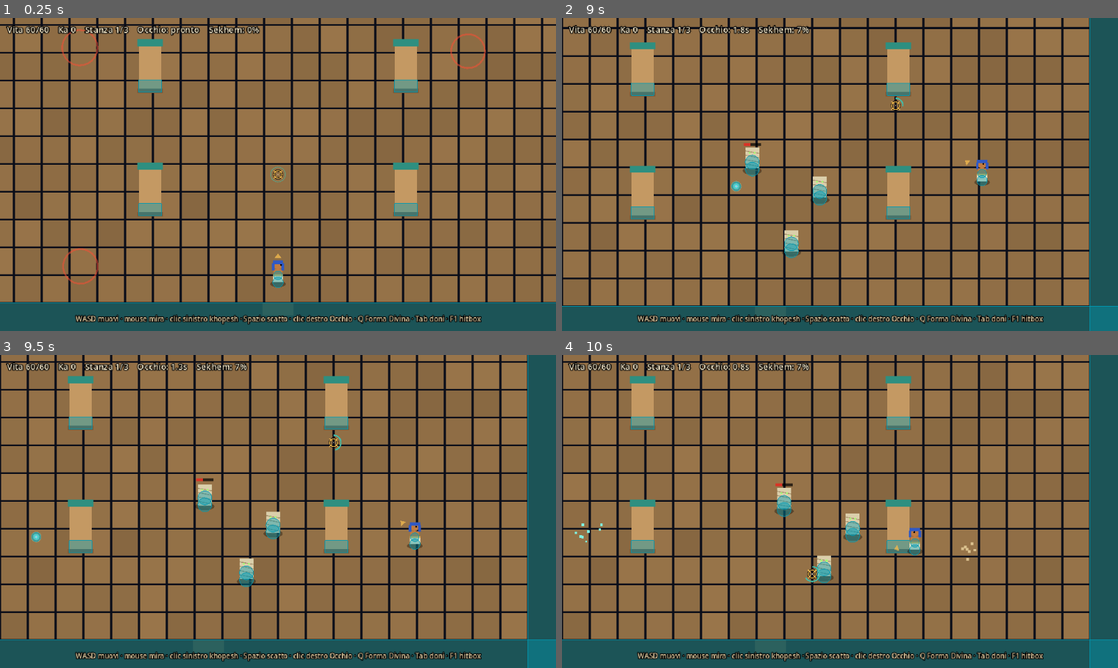
Above: before the commit, frames 1-4 (two rows, left to right).
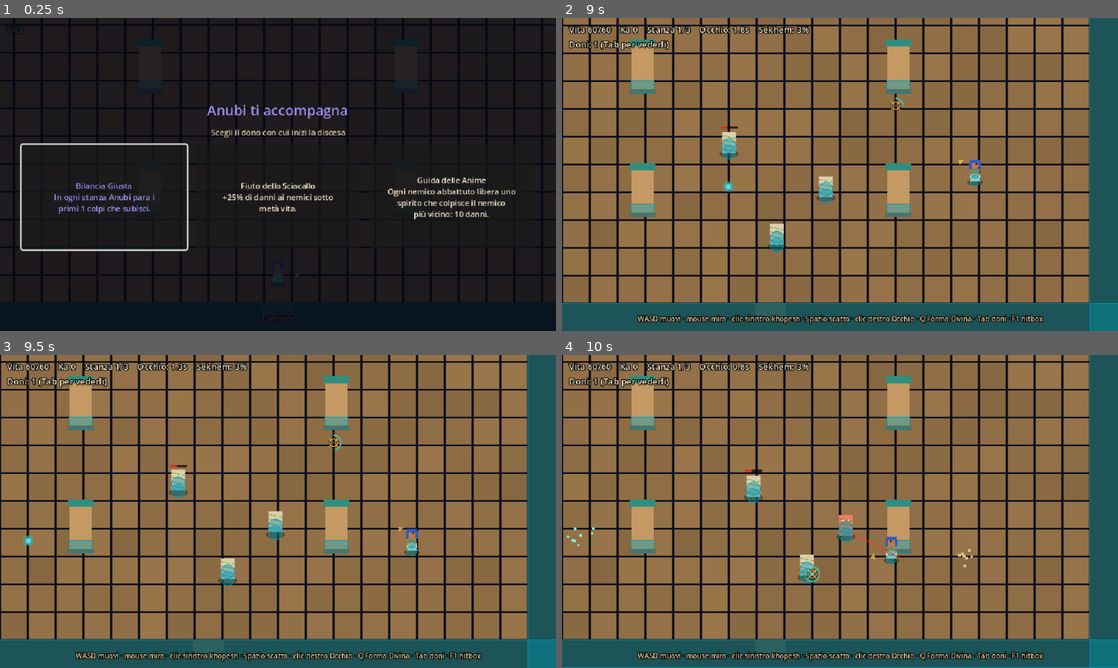
Above: after the commit, the same moments.

Repository: GiuseppeValguarnera/Duat
Game: Godot game, scene res://scenes/game.tscn
The game is run twice, just before and just after one commit, with the same random seed, the same clock (stepped at 60 frames per second) and the same inputs.
Inputs (mouse positions are in pixels of both pictures, inside the frame that each line leads up to):
- Up to frame 1 (0.25 s): no input
- Up to frame 2 (9 s): click (667, 196) at 0.5 s, where only the run after the commit has a clickable "Bilancia Giusta In ogni stanz…"; move the mouse to (962, 158) at 1.27 s; hold D (move_right) 1.28-2.03 s; hold J (attack) 1.28-2.03 s; click (962, 158) at 1.42 s; tap Space (dash) at 1.55, 2.1, 4.55, 5.1, 7.55 s; move the mouse to (728, 190) at 2.02 s; hold S (move_down) 2.03-2.78 s; tap L (special) at 2.3, 2.85, 5.3, 5.85, 8.3 s; move the mouse to (895, 105) at 2.77 s; hold D (move_right) 2.78-3.53 s; tap Q (super) at 3.05, 3.6, 6.05, 6.6 s; move the mouse to (812, 237) at 3.52 s; hold W (move_up) 3.53-4.28 s; click (812, 237) at 3.67 s; tap J (attack) at 3.8, 6.8 s; move the mouse to (1006, 221) at 4.27 s; hold J (attack) 4.28-5.03 s; hold A (move_left) 4.28-5.78 s; move the mouse to (673, 127) at 5.02 s; move the mouse to (867, 174) at 5.77 s; hold S (move_down) 5.78-6.53 s; click (867, 174) at 5.92 s; move the mouse to (756, 96) at 6.52 s; hold D (move_right) 6.53-7.28 s; move the mouse to (962, 158) at 7.27 s; hold W (move_up) 7.28-8.03 s; tap Shift at 7.35 s; move the mouse to (728, 190) at 8.02 s; hold D (move_right) 8.03-8.78 s; tap K at 8.1 s; click (728, 190) at 8.17 s; move the mouse to (895, 105) at 8.77 s; hold S (move_down) from 8.78 s (still down); hold J (attack) from 8.78 s (still down)
- Up to frame 3 (9.5 s): keep holding S (move_down); keep holding J (attack); tap Q (super) at 9.05 s
- Up to frame 4 (10 s): move the mouse to (812, 574) at 9.52 s; release S (move_down) at 9.53 s; release J (attack) at 9.53 s; hold A (move_left) from 9.53 s (still down); tap Space (dash) at 9.6 s; tap J (attack) at 9.8 s

The runs differ from the first frame. In frame 1, 91% of the frame differs, in the area x 0-100%, y 0-100%; in frame 2, 15%; in frame 3, 1.9%; in frame 4, 2.4%.

Commit message:
Comandi pad sui grilletti, barcollamento, dono iniziale di Anubi
- Pad: RB khopesh, RT Occhio di Horus, LB/A scatto, LT Forma Divina
- Khopesh con portata più lunga e meno slancio in avanti
- I nemici colpiti barcollano: niente movimento né danno da contatto
- Sekhem più lento (circa ogni due stanze)
- Doni pesanti un po' più deboli
- Anubi offre uno dei suoi 4 doni all'inizio di ogni run

Co-Authored-By: Claude Opus 5.5 <noreply@anthropic.com>
Claude-Session: https://claude.ai/code/session_01JdaaTkfdpffRsD8v14kCLC

Diff:
--- a/scripts/boons.gd
+++ b/scripts/boons.gd
@@ -11,6 +11,7 @@
 	"sekhmet": {"name": "Sekhmet", "color": Color(0.94, 0.37, 0.24)},
 	"thoth": {"name": "Thoth", "color": Color(0.31, 0.76, 0.78)},
 	"set": {"name": "Set", "color": Color(0.78, 0.25, 0.2)},
+	"anubi": {"name": "Anubi", "color": Color(0.62, 0.56, 0.92)},
 }
 
 ## `values` = il numero del dono ai livelli 1, 2 e 3 (entra nel %d della descrizione).
@@ -28,9 +29,13 @@
 	"thoth_calc": {"god": "thoth", "name": "Calcolo di Thoth", "desc": "L'Occhio di Horus si ricarica il %d%% più in fretta.", "values": [40, 50, 60]},
 	"thoth_tri": {"god": "thoth", "name": "Occhio Moltiplicato", "desc": "L'Occhio di Horus scaglia %d raggi a ventaglio.", "values": [3, 5, 7]},
 	"thoth_scribe": {"god": "thoth", "name": "Parola dello Scriba", "desc": "+%d%% ai danni dell'Occhio di Horus.", "values": [60, 90, 120]},
-	"ra_heavy": {"god": "ra", "heavy": true, "name": "Ira del Sole", "desc": "Tutti i tuoi colpi incendiano, e le fiamme fanno il doppio dei danni.", "cost": "L'Occhio di Horus si ricarica il 50% più lentamente."},
-	"sekhmet_heavy": {"god": "sekhmet", "heavy": true, "name": "Sete Insaziabile", "desc": "+80% ai danni del khopesh.", "cost": "Finché ci sono nemici nella stanza perdi 1 punto vita ogni 3 secondi."},
-	"thoth_heavy": {"god": "thoth", "heavy": true, "name": "Conoscenza Proibita", "desc": "L'Occhio di Horus si ricarica tre volte più in fretta.", "cost": "Il khopesh fa il 35% di danni in meno."},
+	"anubi_embalm": {"god": "anubi", "name": "Bende dell'Imbalsamatore", "desc": "+%d vita massima.", "values": [15, 25, 35]},
+	"anubi_guide": {"god": "anubi", "name": "Guida delle Anime", "desc": "Ogni nemico abbattuto libera uno spirito che colpisce il nemico più vicino: %d danni.", "values": [10, 15, 20]},
+	"anubi_scale": {"god": "anubi", "name": "Bilancia Giusta", "desc": "In ogni stanza Anubi para i primi %d colpi che subisci.", "values": [1, 2, 3]},
+	"anubi_jackal": {"god": "anubi", "name": "Fiuto dello Sciacallo", "desc": "+%d%% di danni ai nemici sotto metà vita.", "values": [25, 40, 55]},
+	"ra_heavy": {"god": "ra", "heavy": true, "name": "Ira del Sole", "desc": "Tutti i tuoi colpi incendiano, e le fiamme fanno il 60% di danni in più.", "cost": "L'Occhio di Horus si ricarica il 50% più lentamente."},
+	"sekhmet_heavy": {"god": "sekhmet", "heavy": true, "name": "Sete Insaziabile", "desc": "+60% ai danni del khopesh.", "cost": "Finché ci sono nemici nella stanza perdi 1 punto vita ogni 3 secondi."},
+	"thoth_heavy": {"god": "thoth", "heavy": true, "name": "Conoscenza Proibita", "desc": "L'Occhio di Horus si ricarica più del doppio più in fretta.", "cost": "Il khopesh fa il 35% di danni in meno."},
 }
 
 ## Maledizioni di Set: durano un certo numero di ondate.
@@ -103,7 +108,7 @@
 static func gods_with_boons(owned: Dictionary) -> Array:
 	var out := []
 	for g in GODS:
-		if g != "set" and not offers(g, owned).is_empty():
+		if g != "set" and g != "anubi" and not offers(g, owned).is_empty():
 			out.append(g)
 	return out
 
--- a/scripts/enemy.gd
+++ b/scripts/enemy.gd
@@ -21,6 +21,7 @@
 var t := 0.0
 var seed_offset := 0.0
 var contact: Area2D
+var stagger_t := 0.0                   ## dopo un colpo il nemico barcolla: non si muove e non ferisce
 
 
 func _ready() -> void:
@@ -45,11 +46,15 @@
 	if player != null and not player.dead:
 		to = player.global_position - global_position
 
-	velocity = _behave(delta, to) * Run.enemy_speed_mult() + knock
+	if stagger_t > 0.0:
+		stagger_t -= delta
+		velocity = knock
+	else:
+		velocity = _behave(delta, to) * Run.enemy_speed_mult() + knock
 	knock = knock.move_toward(Vector2.ZERO, 800.0 * delta)
 	move_and_slide()
 
-	if contact != null:
+	if contact != null and stagger_t <= 0.0:
 		for a in contact.get_overlapping_areas():
 			var o = a.get_parent()
 			if o.is_in_group("player"):
@@ -73,6 +78,11 @@
 	pass
 
 
+## Quanto barcolla dopo un colpo. I nemici grossi possono barcollare meno.
+func _stagger_time() -> float:
+	return 0.35
+
+
 func _draw_body(_flash: bool) -> void:
 	pass
 
@@ -82,13 +92,16 @@
 func take_hit(dmg: float, dir: Vector2, kb: float, can_burn: bool = false) -> void:
 	if dead:
 		return
+	if Run.has("anubi_jackal") and hp < max_hp * 0.5:
+		dmg *= 1.0 + Run.val("anubi_jackal") / 100.0
 	hp -= dmg
 	flash_t = 0.1
+	stagger_t = maxf(stagger_t, _stagger_time())
 	knock = dir * kb
 	if can_burn:
 		burn_t = 2.0
 	_on_hit(dmg)
-	Run.add_sekhem(dmg * 0.3)
+	Run.add_sekhem(dmg * 0.15)
 	Fx.damage_number(global_position, dmg)
 	Fx.burst(global_position + Vector2(0, -radius), Color(1, 0.9, 0.6), 5, 70.0)
 	if hp <= 0.0:
@@ -121,8 +134,34 @@
 		if player != null and not player.dead:
 			player.heal(Run.val("sekhmet_blood"))
 	Fx.burst(global_position + Vector2(0, -radius), Color(0.94, 0.72, 0.3), 18, 130.0)
+	if Run.has("anubi_guide"):
+		_release_spirit()
 	killed.emit(self)
 	queue_free()
+
+
+## Guida delle Anime: lo spirito del nemico abbattuto colpisce il nemico più vicino.
+func _release_spirit() -> void:
+	var from := global_position
+	var best = null
+	var best_d := 140.0
+	for e in get_tree().get_nodes_in_group("enemies"):
+		if e == self or e.dead:
+			continue
+		var d := from.distance_to(e.global_position)
+		if d < best_d:
+			best_d = d
+			best = e
+	if best == null:
+		return
+	var target: Enemy = best
+	var dmg := Run.val("anubi_guide")
+	var tree := get_tree()
+	Fx.burst(from + Vector2(0, -8), Boons.god_color("anubi"), 10, 60.0)
+	tree.create_timer(0.2).timeout.connect(func():
+		if is_instance_valid(target) and not target.dead:
+			Fx.burst(target.global_position + Vector2(0, -8), Boons.god_color("anubi"), 12, 80.0)
+			target.take_hit(dmg, (target.global_position - from).normalized(), 60.0))
 
 
 func _draw() -> void:
--- a/scripts/game.gd
+++ b/scripts/game.gd
@@ -58,6 +58,7 @@
 	add_child(listener)
 	var first := Boons.gods_with_boons(Run.boons)
 	start_room({"kind": "boon", "god": first.pick_random()})
+	_show_anubi_menu()
 
 
 # ---------------------------------------------------------------- stanze
@@ -329,6 +330,29 @@
 			"on_pick": _choose_boon.bind(id),
 		})
 	_open_choice("%s ti offre un dono" % Boons.god_name(from_god), Boons.god_color(from_god), "", cards)
+
+
+## All'inizio di ogni run Anubi offre uno dei suoi doni.
+func _show_anubi_menu() -> void:
+	var cards := []
+	for id in Boons.offers("anubi", Run.boons):
+		cards.append({
+			"text": "%s\n\n%s" % [Boons.ALL[id]["name"], _wrap(Boons.text(id, 1), 32)],
+			"color": Boons.god_color("anubi"),
+			"heavy": false,
+			"on_pick": _choose_start_boon.bind(id),
+		})
+	_open_choice("Anubi ti accompagna", Boons.god_color("anubi"), "Scegli il dono con cui inizi la discesa", cards)
+
+
+func _choose_start_boon(id: String) -> void:
+	Run.add_boon(id)
+	_close_choice()
+	player.max_hp = Run.max_hp
+	player.hp = Run.hp
+	player.blocks_left = int(Run.val("anubi_scale"))
+	Fx.burst(player.global_position + Vector2(0, -10), Boons.god_color("anubi"), 30, 140.0)
+	_banner("Dono di Anubi", Boons.ALL[id]["name"], Boons.god_color("anubi"))
 
 
 func _choose_boon(id: String) -> void:
@@ -472,7 +496,7 @@
 	var eye_txt := "pronto" if player.eye_cd <= 0.0 else "%.1fs" % player.eye_cd
 	if Run.cursed("no_eye"):
 		eye_txt = "bloccato da Set"
-	var sek := "PRONTO (Q / RB)" if Run.sekhem_ready() else "%d%%" % int(Run.sekhem)
+	var sek := "PRONTO (Q / LT)" if Run.sekhem_ready() else "%d%%" % int(Run.sekhem)
 	if player.divine_t > 0.0:
 		sek = "FORMA DIVINA %.1fs" % player.divine_t
 	hud.text = "Vita %d/%d    Ka %d    Stanza %d/%d    Occhio: %s    Sekhem: %s" % [ceili(player.hp), int(player.max_hp), Run.ka, Run.room, Run.ROOMS_PER_RUN, eye_txt, sek]
@@ -496,7 +520,7 @@
 	reticle.visible = mouse and not player.dead and menu == null and panel == null
 	Input.mouse_mode = Input.MOUSE_MODE_HIDDEN if (mouse and menu == null and panel == null) else Input.MOUSE_MODE_VISIBLE
 	if Fx.device == "pad":
-		help.text = "Levetta sinistra muovi · destra mira · X khopesh · A scatto · Y Occhio · RB Forma Divina · Select doni"
+		help.text = "Levetta sinistra muovi · destra mira · RB khopesh · RT Occhio · LB/A scatto · LT Forma Divina · Select doni"
 	else:
 		help.text = "WASD muovi · mouse mira · clic sinistro khopesh · Spazio scatto · clic destro Occhio · Q Forma Divina · Tab doni · F1 hitbox"
 
--- a/scripts/input_setup.gd
+++ b/scripts/input_setup.gd
@@ -19,17 +19,20 @@
 
 	_keys("attack", [KEY_J])
 	_mouse("attack", MOUSE_BUTTON_LEFT)
+	_button("attack", JOY_BUTTON_RIGHT_SHOULDER)
 	_button("attack", JOY_BUTTON_X)
 
 	_keys("dash", [KEY_SPACE, KEY_SHIFT, KEY_K])
 	_button("dash", JOY_BUTTON_A)
+	_button("dash", JOY_BUTTON_LEFT_SHOULDER)
 
 	_keys("special", [KEY_L])
 	_mouse("special", MOUSE_BUTTON_RIGHT)
+	_axis("special", JOY_AXIS_TRIGGER_RIGHT, 1.0)
 	_button("special", JOY_BUTTON_Y)
 
 	_keys("super", [KEY_Q])
-	_button("super", JOY_BUTTON_RIGHT_SHOULDER)
+	_axis("super", JOY_AXIS_TRIGGER_LEFT, 1.0)
 
 	_keys("boons_menu", [KEY_TAB])
 	_button("boons_menu", JOY_BUTTON_BACK)
--- a/scripts/mummy.gd
+++ b/scripts/mummy.gd
@@ -44,6 +44,11 @@
 	return Vector2.ZERO
 
 
+## Durante l'affondo non barcolla: o lo schivi, o lo subisci.
+func _stagger_time() -> float:
+	return 0.0 if state == "lunge" else 0.35
+
+
 func _contact_damage() -> float:
 	return contact_damage * (1.5 if state == "lunge" else 1.0)
 
--- a/scripts/player.gd
+++ b/scripts/player.gd
@@ -40,9 +40,9 @@
 ## Le tre mosse della combo: portata, ampiezza in gradi, moltiplicatore danno,
 ## pausa prima del colpo successivo, piccolo slancio in avanti, spinta sul nemico.
 const COMBO := [
-	{"range": 28.0, "arc": 110.0, "mult": 1.0, "cd": 0.22, "lunge": 50.0, "knock": 90.0},
-	{"range": 28.0, "arc": 110.0, "mult": 1.0, "cd": 0.22, "lunge": 50.0, "knock": 90.0},
-	{"range": 36.0, "arc": 170.0, "mult": 1.8, "cd": 0.42, "lunge": 100.0, "knock": 230.0},
+	{"range": 34.0, "arc": 110.0, "mult": 1.0, "cd": 0.22, "lunge": 20.0, "knock": 110.0},
+	{"range": 34.0, "arc": 110.0, "mult": 1.0, "cd": 0.22, "lunge": 20.0, "knock": 110.0},
+	{"range": 44.0, "arc": 170.0, "mult": 1.8, "cd": 0.42, "lunge": 45.0, "knock": 240.0},
 ]
 
 var hp := 0.0
@@ -70,6 +70,7 @@
 var eye_cd := 0.0
 var divine_t := 0.0
 var drain_t := 3.0                     # Sete Insaziabile
+var blocks_left := 0                   # Bilancia Giusta: colpi parati in questa stanza
 var knock := Vector2.ZERO
 var walk := 0.0
 
@@ -80,6 +81,7 @@
 	max_hp = Run.max_hp
 	hp = Run.hp
 	Run.divine = false
+	blocks_left = int(Run.val("anubi_scale"))
 	add_to_group("player")
 	Fx.camera = camera
 
@@ -297,11 +299,18 @@
 func take_damage(amount: float, from_pos: Vector2) -> bool:
 	if dead or invuln_t > 0.0 or dash_t > 0.0:
 		return false
+	if blocks_left > 0:
+		blocks_left -= 1
+		invuln_t = hit_invuln
+		Fx.float_text(global_position, "Parato da Anubi", Boons.god_color("anubi"))
+		Fx.burst(global_position + Vector2(0, -10), Boons.god_color("anubi"), 16, 90.0)
+		Fx.shake(3.0)
+		return true
 	amount *= Run.damage_taken_mult()
 	if divine_t > 0.0:
 		amount *= divine_armor
 	else:
-		Run.add_sekhem(amount * 1.2)
+		Run.add_sekhem(amount * 0.5)
 		knock = (global_position - from_pos).normalized() * 230.0
 	hp -= amount
 	invuln_t = hit_invuln
--- a/scripts/run.gd
+++ b/scripts/run.gd
@@ -48,6 +48,9 @@
 
 func add_boon(id: String) -> void:
 	boons[id] = level(id) + 1
+	if id == "anubi_embalm":
+		max_hp += val(id)
+		hp += val(id)
 
 
 # --- patti di Set -----------------------------------------------------------------
@@ -104,7 +107,7 @@
 func khopesh_mult() -> float:
 	var m := 1.0 + val("sekhmet_fury") / 100.0
 	if has("sekhmet_heavy"):
-		m *= 1.8
+		m *= 1.6
 	if has("thoth_heavy"):
 		m *= 0.65
 	return m * all_damage_mult()
@@ -119,7 +122,7 @@
 	if has("ra_heavy"):
 		m *= 1.5
 	if has("thoth_heavy"):
-		m *= 0.33
+		m *= 0.45
 	return m
 
 
@@ -142,7 +145,7 @@
 
 func burn_tick_damage() -> float:
 	var b := val("ra_burn") if has("ra_burn") else 5.0
-	return b * (2.0 if has("ra_heavy") else 1.0)
+	return b * (1.6 if has("ra_heavy") else 1.0)
 
 
 func move_mult() -> float:
Not shown, changed: README.md
